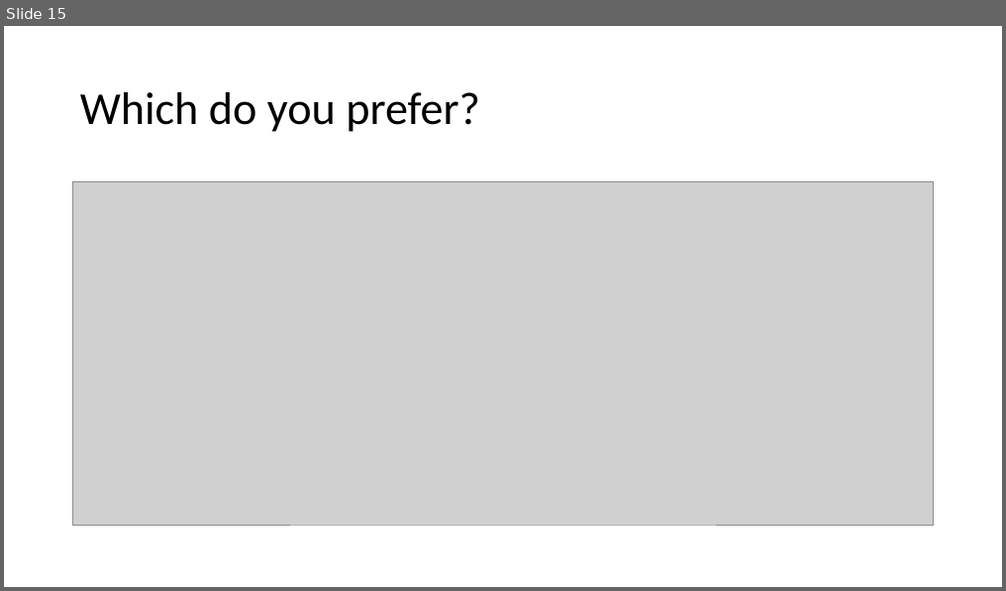
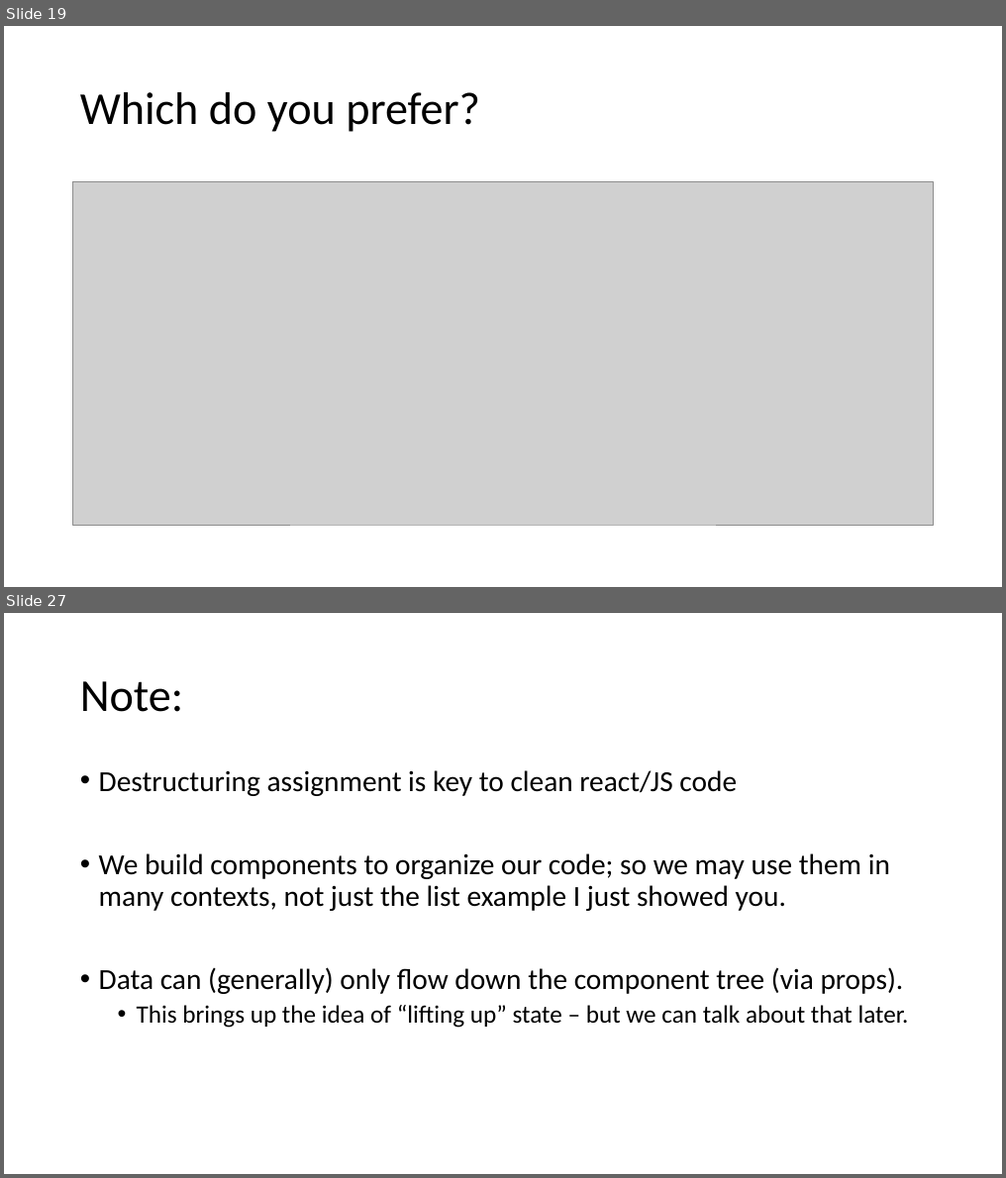
Before and after one commit to JakeTrevor/react-demo, a slide deck: react.pptx. Shown one above the other, each under a label of ours: slide 15 before the commit, slides 19 and 27 after it; the slides between them are not shown. The pictures are 1006x591 and 1006x1178 pixels, drawn with LibreOffice and Linux fonts; fonts in the diff are those of the drawing; grey boxes stand for pictures. Boxes give left, top, right and bottom in pixels: in the first picture for what was removed or moved away, otherwise in the second. Text is boxed around its words. In the diff, an @@ line names an element or a change of style, - is before the commit and + after.

```diff
--- a/react.pptx
+++ b/react.pptx
@@ slide 27 added at (4,613,1002,1174), background #FFFFFF @@
@@ title added at (80,681,183,712), 44 pt, text #000000 @@
+Note:
@@ text added at (99,770,909,1028), 28 pt, text #000000 @@
+• Destructuring assignment is key to clean react/JS code
+• We build components to organize our code; so we may use them in many contexts, not just the list example I just showed you.
+• Data can (generally) only flow down the component tree (via props).
+  • This brings up the idea of “lifting up” state – but we can talk about that later.
@@ what was slide 15 is now slide 19 @@
```
Also in this commit, not shown: 4 slides changed, 13 other slides added.
